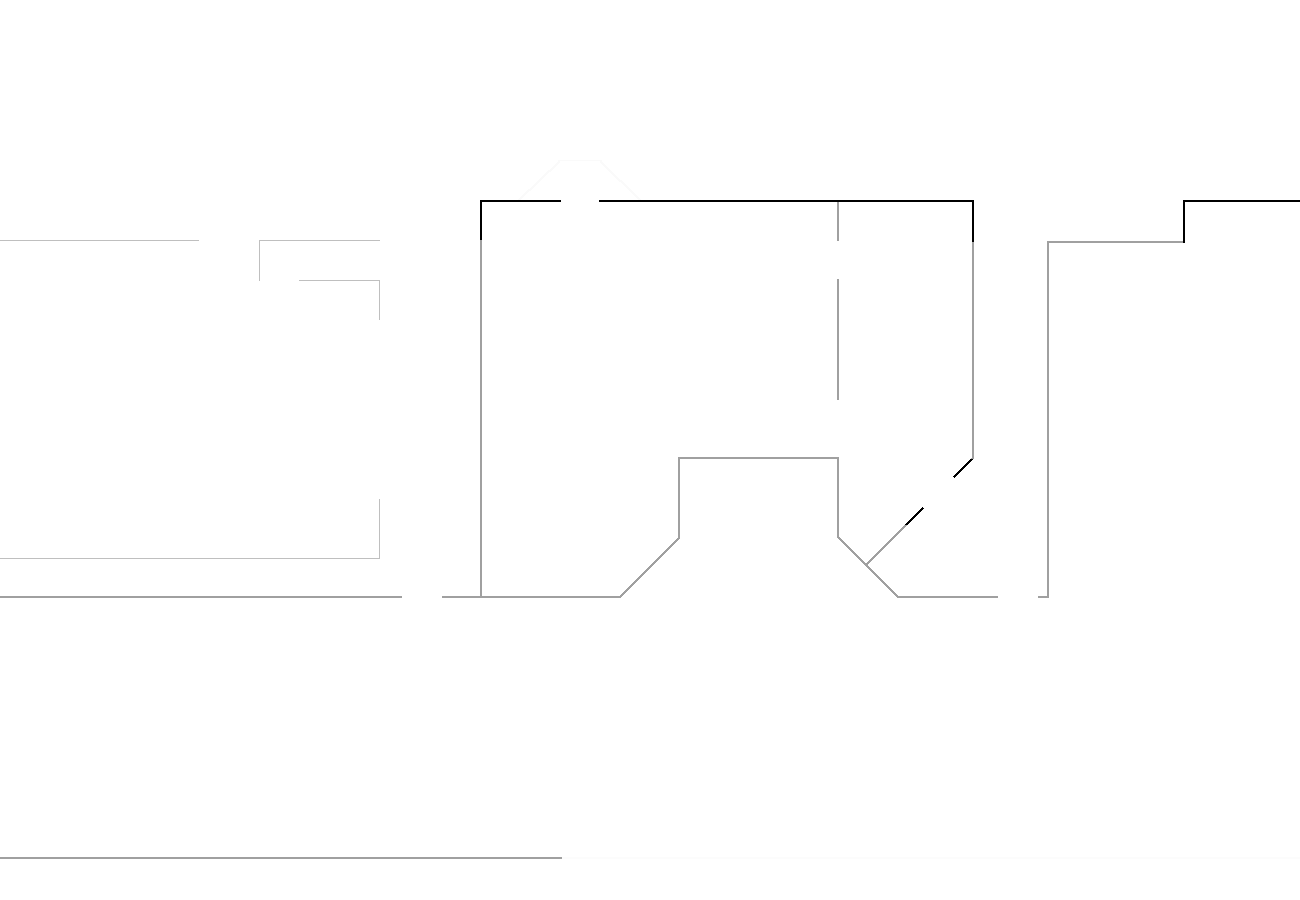
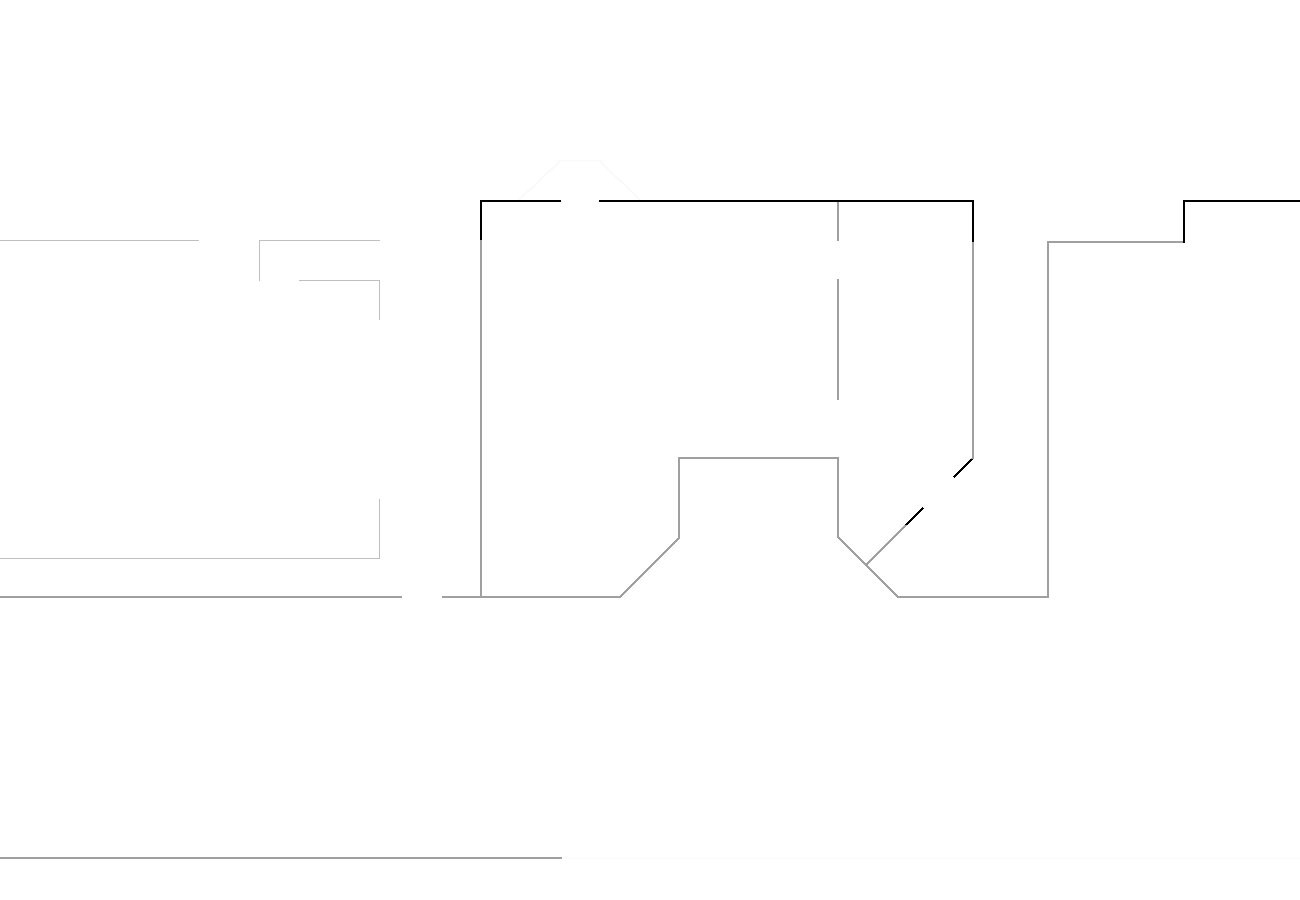
Layers edited between the first and the second 1300 x 900 image:
added layer "notdoor" above "wall_door" over [998, 596, 1038, 598]
